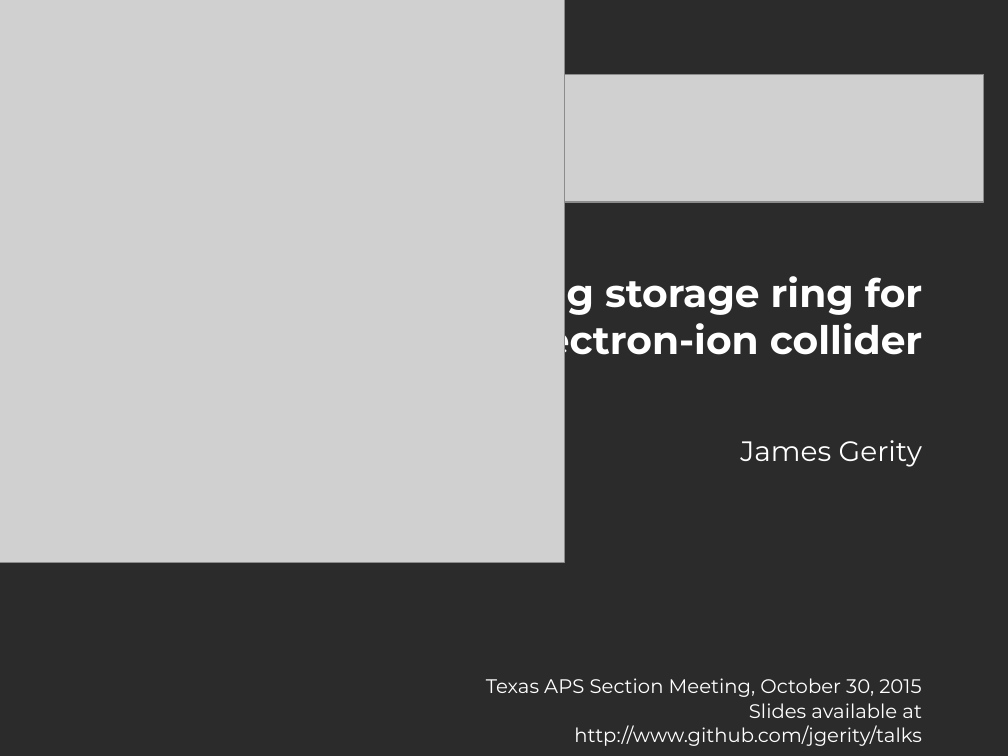
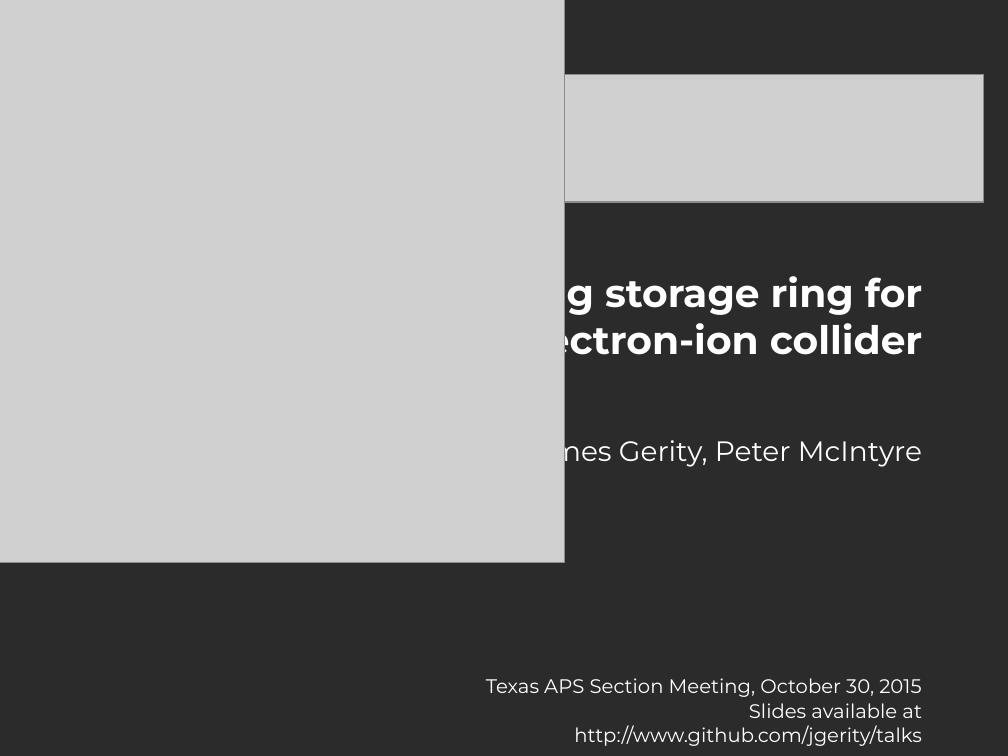
Before and after one commit to jgerity/talks, a slide deck: slide 1 of 2015/2015_TSAPS.pptx. Drawn at 1008x756 pixels with LibreOffice and Linux fonts; fonts in the diff are those of the drawing; grey boxes stand for pictures; background and template pictures are left out; a plain dark background stands for a picture behind light text. Boxes give left, top, right and bottom in pixels: in the first picture for what was removed or moved away, otherwise in the second. Text is boxed around its words. In the diff, an @@ line names an element or a change of style, - is before the commit and + after.

Commit message:
Added Peter's name to title slide

```diff
--- a/2015/2015_TSAPS.pptx
+++ b/2015/2015_TSAPS.pptx
@@ subtitle at [521,433,922,468]: text changed @@
-James Gerity
+James Gerity, Peter McIntyre
```
Also in this commit, not shown: 1 other file.
